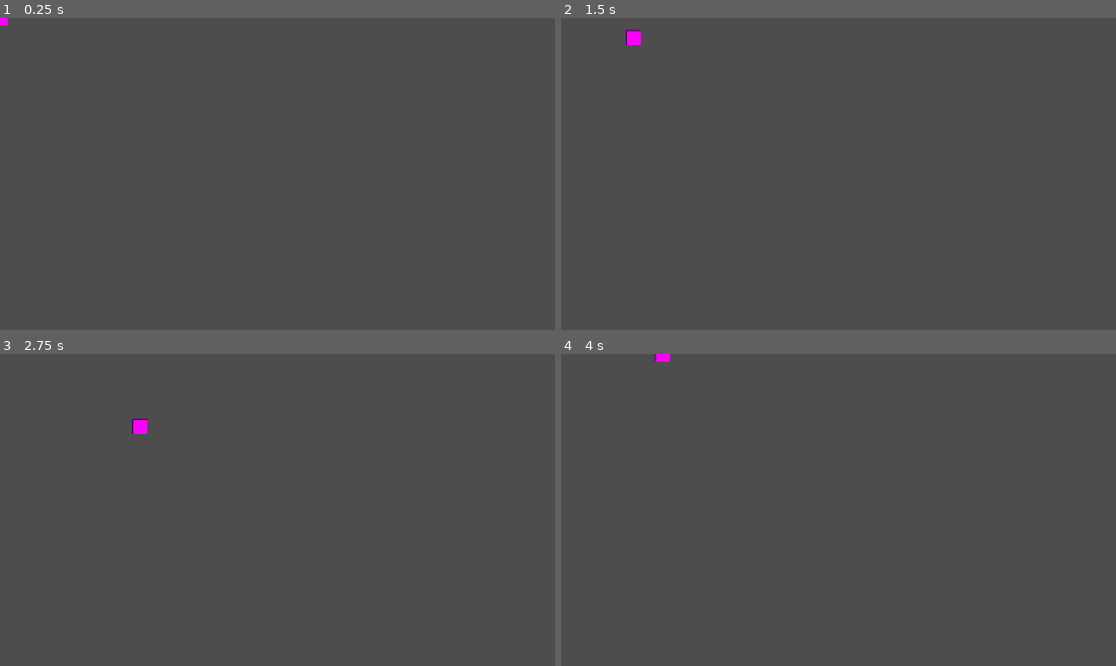
Above: before the commit, frames 1-4 (two rows, left to right).
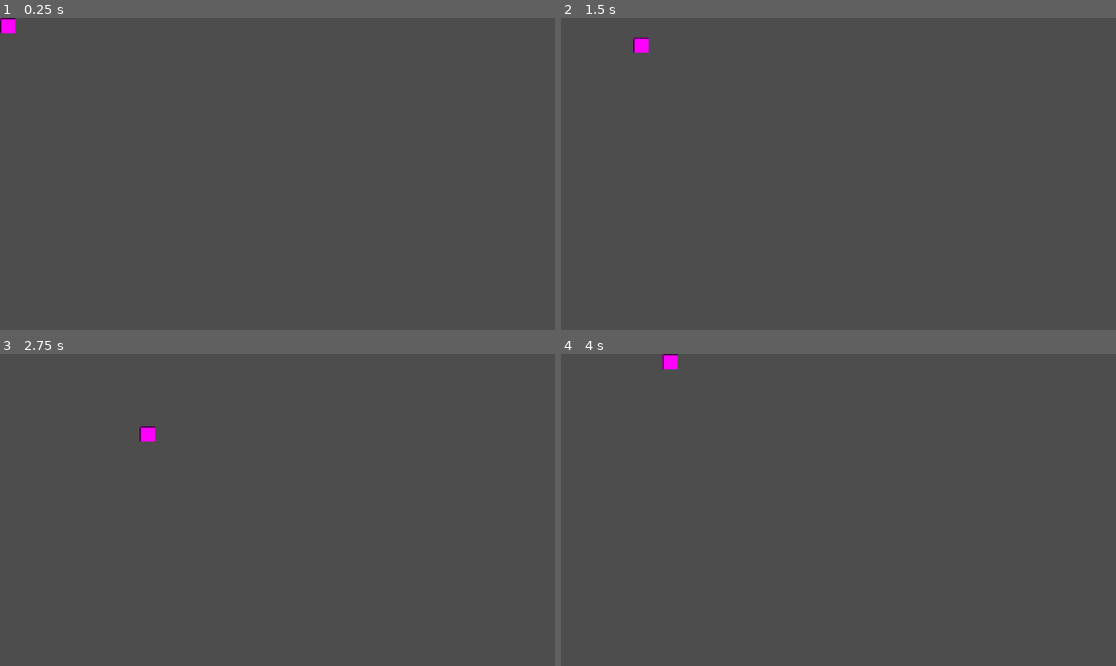
Above: after the commit, the same moments.

Repository: StmMtn/PaperTim
Game: Godot game, scene res://game_paper.tscn
The game is run twice, just before and just after one commit, with the same random seed, the same clock (stepped at 60 frames per second) and the same inputs.
Inputs:
- Up to frame 1 (0.25 s): no input
- Up to frame 2 (1.5 s): tap Enter at 0.5 s; hold Right (ui_right) 0.53-1.28 s; hold Down (ui_down) from 1.28 s (still down)
- Up to frame 3 (2.75 s): release Down (ui_down) at 2.03 s; hold Right (ui_right) from 2.03 s (still down)
- Up to frame 4 (4 s): release Right (ui_right) at 2.78 s; hold Up (ui_up) 2.78-3.53 s; hold Left (ui_left) from 3.53 s (still down)

The runs differ from the first frame. In frame 1, 0.1% of the frame differs, in the area x 0-3%, y 0-5%; in frame 2, 0.2%, in the area x 11-16%, y 3-12%; in frame 3, 0.2%; in frame 4, 0.2%.

Commit message:
added loggs

Diff:
--- a/client/papertim/game_paper.gd
+++ b/client/papertim/game_paper.gd
@@ -3,7 +3,7 @@
 var ws := WebSocketPeer.new()
 
 func _ready():
-	ws.connect_to_url("ws://localhost:8080")
+	ws.connect_to_url("wss://localhost:8443")
 	print("Connecting...")
 
 func _process(delta):
--- a/client/papertim/game_paper.tscn
+++ b/client/papertim/game_paper.tscn
@@ -13,4 +13,5 @@
 script = ExtResource("1_a0vu3")
 
 [node name="Sprite2D" type="Sprite2D" parent="Player"]
+position = Vector2(16, 16)
 texture = SubResource("PlaceholderTexture2D_1kfx5")
Not shown, changed: client/Game/game.pck
Not shown, changed: server/server.js
